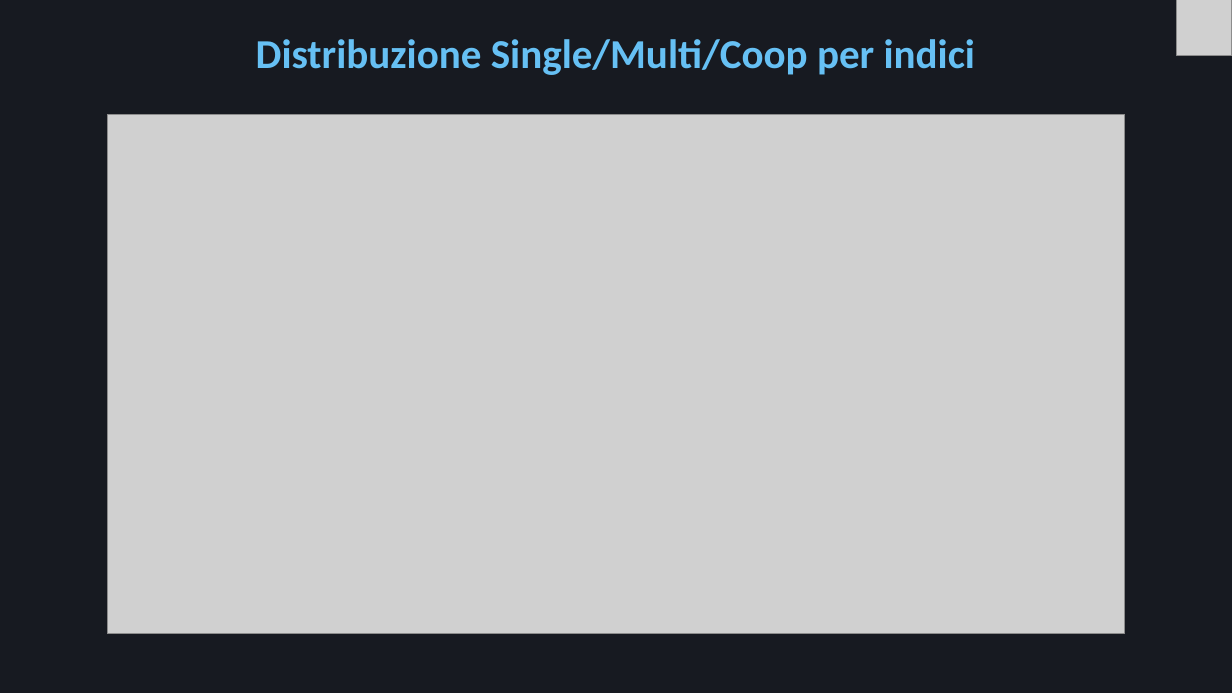
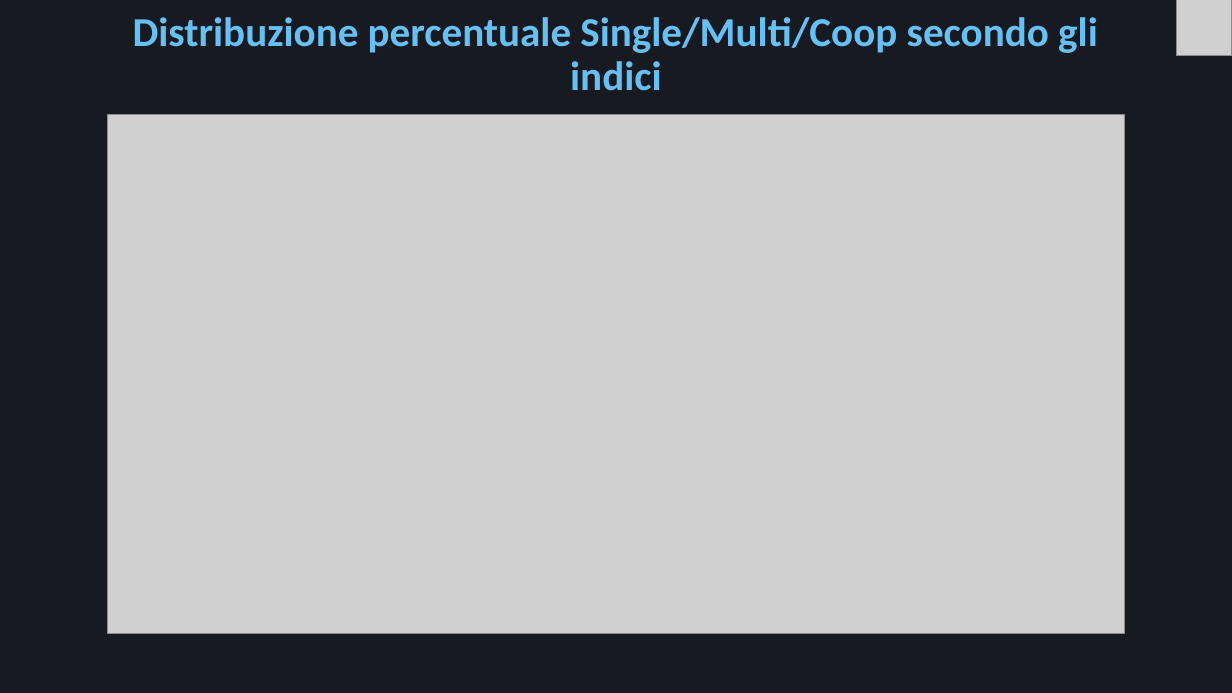
Before and after one commit to Mora11231/VisualizzazioneScientifica, a slide deck: slide 23 of Steam.pptx (slide 21 before the commit). Drawn at 1232x693 pixels with LibreOffice and Linux fonts; fonts in the diff are those of the drawing; grey boxes stand for pictures. Boxes give left, top, right and bottom in pixels: in the first picture for what was removed or moved away, otherwise in the second. Text is boxed around its words. In the diff, an @@ line names an element or a change of style, - is before the commit and + after.

```diff
--- a/Steam.pptx
+++ b/Steam.pptx
@@ title at bbox=[133, 17, 1098, 91]: text changed @@
-Distribuzione Single/Multi/Coop per indici
+Distribuzione percentuale Single/Multi/Coop secondo gli indici
```
Also in this commit, not shown: 1 other slide changed, 3 other files.
